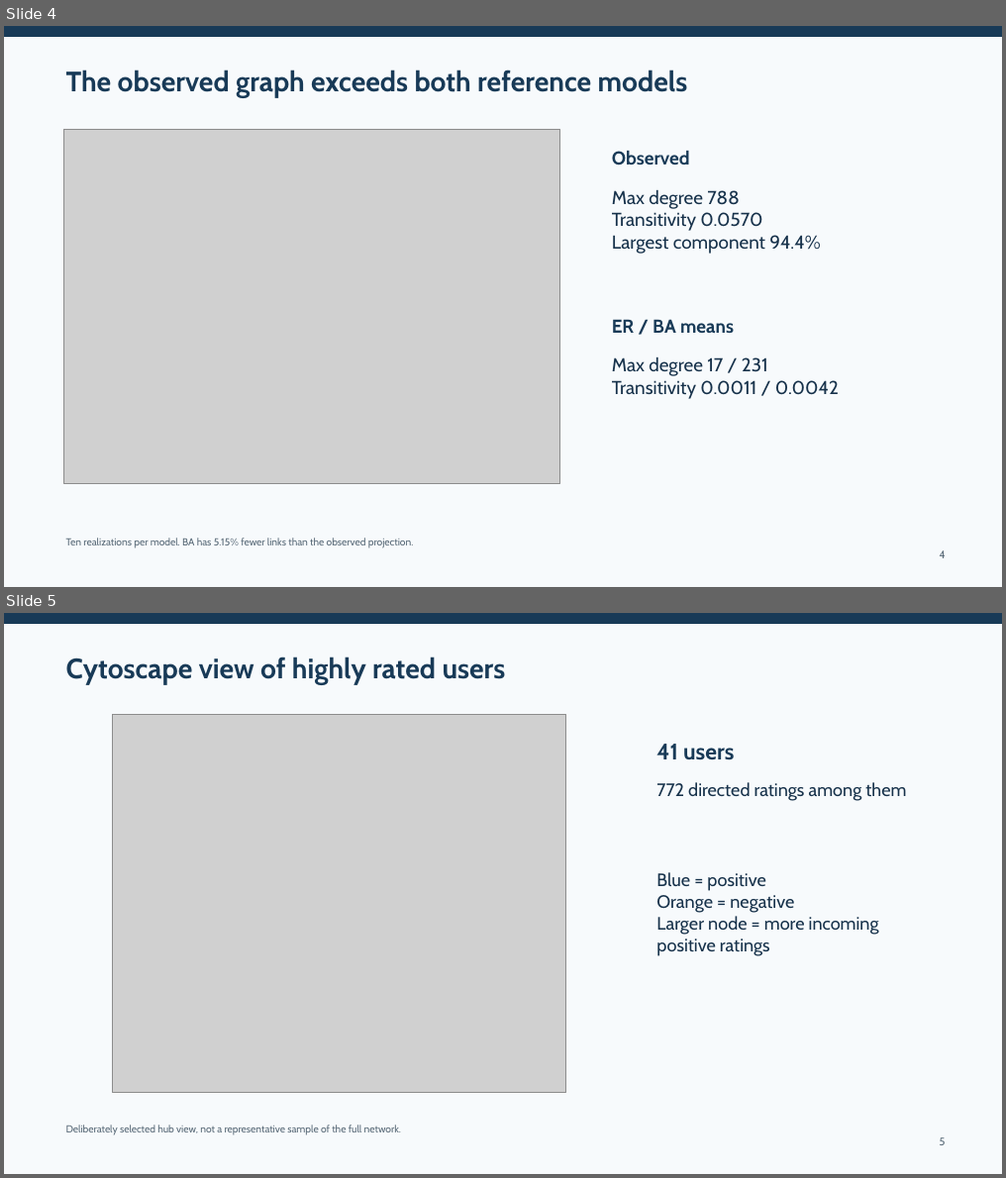
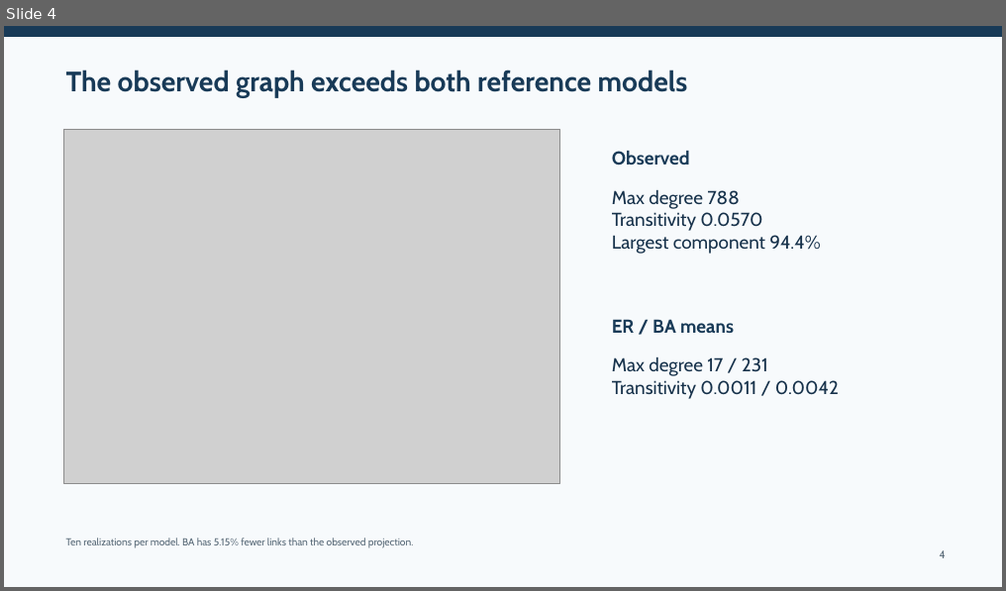
Before and after one commit to O-2wice/bitcoin-otc-trust-network-science, a slide deck: presentation/bitcoin_otc_network_science.pptx. Shown one above the other, each under a label of ours: slides 4 and 5 before the commit, slide 4 after it. The pictures are 1006x1178 and 1006x591 pixels, drawn with LibreOffice and Linux fonts; fonts in the diff are those of the drawing; grey boxes stand for pictures. Boxes give left, top, right and bottom in pixels: in the first picture for what was removed or moved away, otherwise in the second. Text is boxed around its words. In the diff, an @@ line names an element or a change of style, - is before the commit and + after.

Commit message:
Redesign Cytoscape view and add verified rating timeline

```diff
--- a/presentation/bitcoin_otc_network_science.pptx
+++ b/presentation/bitcoin_otc_network_science.pptx
@@ slide 5 removed at box(4, 613, 1002, 1174), background #F7FAFC @@
@@ rectangle removed at box(4, 613, 1002, 624) @@
@@ text removed at box(66, 657, 506, 684) @@
-Cytoscape view of highly rated users
@@ picture removed at box(113, 714, 566, 1092) @@
@@ text removed at box(656, 744, 734, 761) @@
-41 users
@@ text removed at box(656, 782, 906, 801) @@
-772 directed ratings among them
@@ text removed at box(656, 872, 879, 957) @@
-Blue = positive
-Orange = negative
-Larger node = more incoming positive ratings
@@ text removed at box(66, 1125, 401, 1136) @@
-Deliberately selected hub view, not a representative sample of the full network.
@@ text removed at box(940, 1138, 945, 1146) @@
-5
```
Also in this commit, not shown: 1 slide added, 15 other files.
